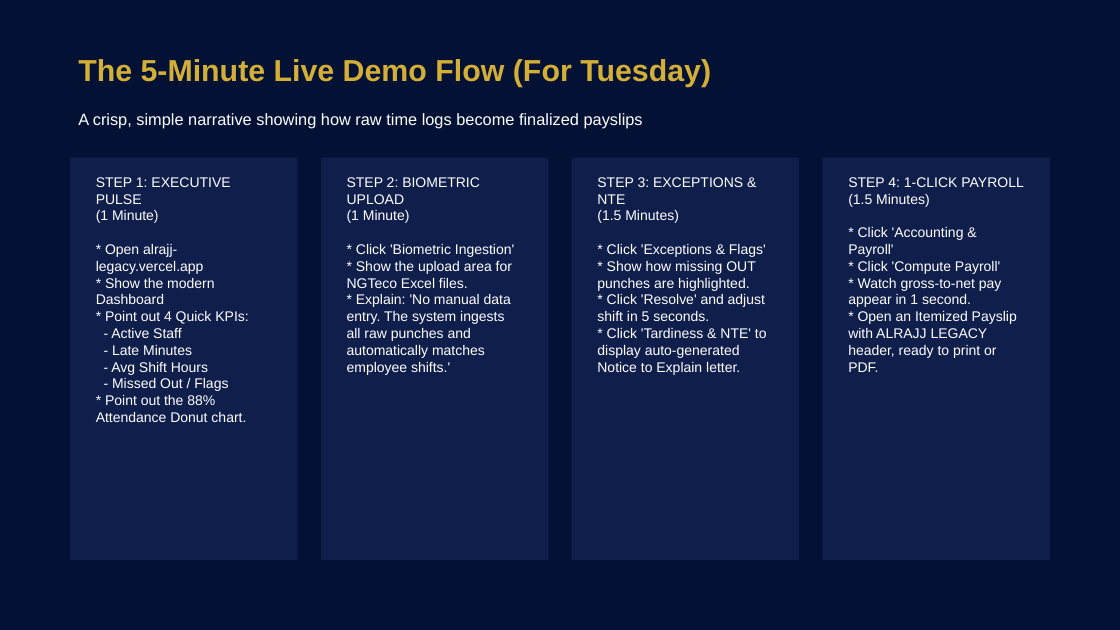
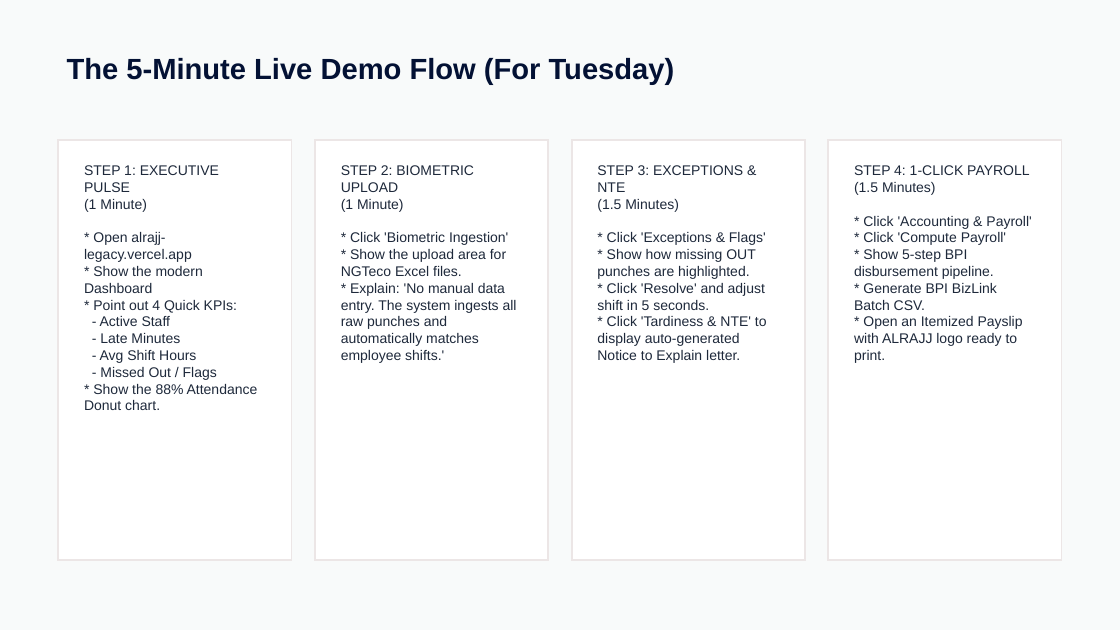
Before and after one commit to jasonvelasquez1410/laybare-payroll-system, a slide deck: slide 7 of ALRAJJ_LEGACY_Payroll_Demo_Presentation.pptx (slide 5 before the commit). Drawn at 1120x630 pixels with LibreOffice and Linux fonts; fonts in the diff are those of the drawing. Boxes give left, top, right and bottom in pixels: in the first picture for what was removed or moved away, otherwise in the second. Text is boxed around its words. In the diff, an @@ line names an element or a change of style, - is before the commit and + after.

Commit message:
feat: add Sethcon profile & ecosystem, PO-to-Accounting workflow, and 5-step BPI disbursement pipeline

```diff
--- a/ALRAJJ_LEGACY_Payroll_Demo_Presentation.pptx
+++ b/ALRAJJ_LEGACY_Payroll_Demo_Presentation.pptx
@@ rectangle at bbox=[0, 0, 1120, 630]: fill #031134 to #F8FAFA @@
@@ text "The 5-Minute Live Demo Flow ...": place and size @@
-text "The 5-Minute Live Demo Flow ..." at bbox=[78, 59, 711, 87]
+text "The 5-Minute Live Demo Flow ..." at bbox=[67, 58, 675, 85]
@@ text "The 5-Minute Live Demo Flow ..." at bbox=[67, 58, 675, 85]: size 26 to 25 pt, text colour #D4AF37 to #031134 @@
@@ text removed at bbox=[78, 113, 643, 129] @@
-A crisp, simple narrative showing how raw time logs become finalized payslips
@@ rectangle: place and size @@
-rectangle at bbox=[70, 158, 297, 560]
+rectangle at bbox=[58, 140, 292, 560]
@@ rectangle: place and size @@
-rectangle at bbox=[321, 158, 549, 560]
+rectangle at bbox=[315, 140, 549, 560]
@@ rectangle: place and size @@
-rectangle at bbox=[572, 158, 800, 560]
+rectangle at bbox=[572, 140, 806, 560]
@@ fill #0F1E4B to #FFFFFF; outline none to #ECE6E6 1.5 pt in 4 elements at bbox=[315, 140, 549, 560], bbox=[572, 140, 806, 560], bbox=[58, 140, 292, 560], bbox=[828, 140, 1062, 560] @@
@@ rectangle: place and size @@
-rectangle at bbox=[823, 158, 1050, 560]
+rectangle at bbox=[828, 140, 1062, 560]
@@ text "STEP 1: EXECUTIVE PULSE": place and size @@
-text "STEP 1: EXECUTIVE PULSE" at bbox=[96, 177, 248, 422]
+text "STEP 1: EXECUTIVE PULSE" at bbox=[84, 165, 258, 410]
@@ text at bbox=[84, 165, 237, 380]: text colour #FFFFFF to #1E293B in "STEP 1: EXECUTIVE PULSE", "(1 Minute)", "* Open alrajj-legacy.vercel.app", "* Show the modern Dashboard" and 5 more places @@
@@ text "STEP 2: BIOMETRIC UPLOAD" at bbox=[341, 165, 517, 363]: text colour #FFFFFF to #1E293B @@
@@ text "STEP 2: BIOMETRIC UPLOAD": place and size @@
-text "STEP 2: BIOMETRIC UPLOAD" at bbox=[347, 177, 514, 375]
+text "STEP 2: BIOMETRIC UPLOAD" at bbox=[341, 165, 517, 363]
@@ text "STEP 3: EXCEPTIONS & NTE": place and size @@
-text "STEP 3: EXCEPTIONS & NTE" at bbox=[597, 177, 767, 375]
+text "STEP 3: EXCEPTIONS & NTE" at bbox=[597, 165, 767, 363]
@@ text "STEP 3: EXCEPTIONS & NTE" at bbox=[597, 165, 767, 363]: text colour #FFFFFF to #1E293B @@
@@ text "STEP 4: 1-CLICK PAYROLL": place and size @@
-text "STEP 4: 1-CLICK PAYROLL" at bbox=[848, 177, 1023, 372]
+text "STEP 4: 1-CLICK PAYROLL" at bbox=[854, 165, 1031, 363]
@@ text at bbox=[854, 165, 1031, 245]: text colour #FFFFFF to #1E293B in "STEP 4: 1-CLICK PAYROLL", "(1.5 Minutes)", "* Click 'Accounting & Payroll'", "* Click 'Compute Payroll'" @@
@@ text at bbox=[854, 249, 1023, 363]: text changed; text colour #FFFFFF to #1E293B @@
-* Watch gross-to-net pay appear in 1 second.
-* Open an Itemized Payslip with ALRAJJ LEGACY header, ready to print or PDF.
+* Show 5-step BPI disbursement pipeline.
+* Generate BPI BizLink Batch CSV.
+* Open an Itemized Payslip with ALRAJJ logo ready to print.
@@ text at bbox=[84, 384, 258, 410]: text changed; text colour #FFFFFF to #1E293B @@
-* Point out the 88% Attendance Donut chart.
+* Show the 88% Attendance Donut chart.
```
Also in this commit, not shown: 6 other slides changed, 2 slides added, 5 other files.
